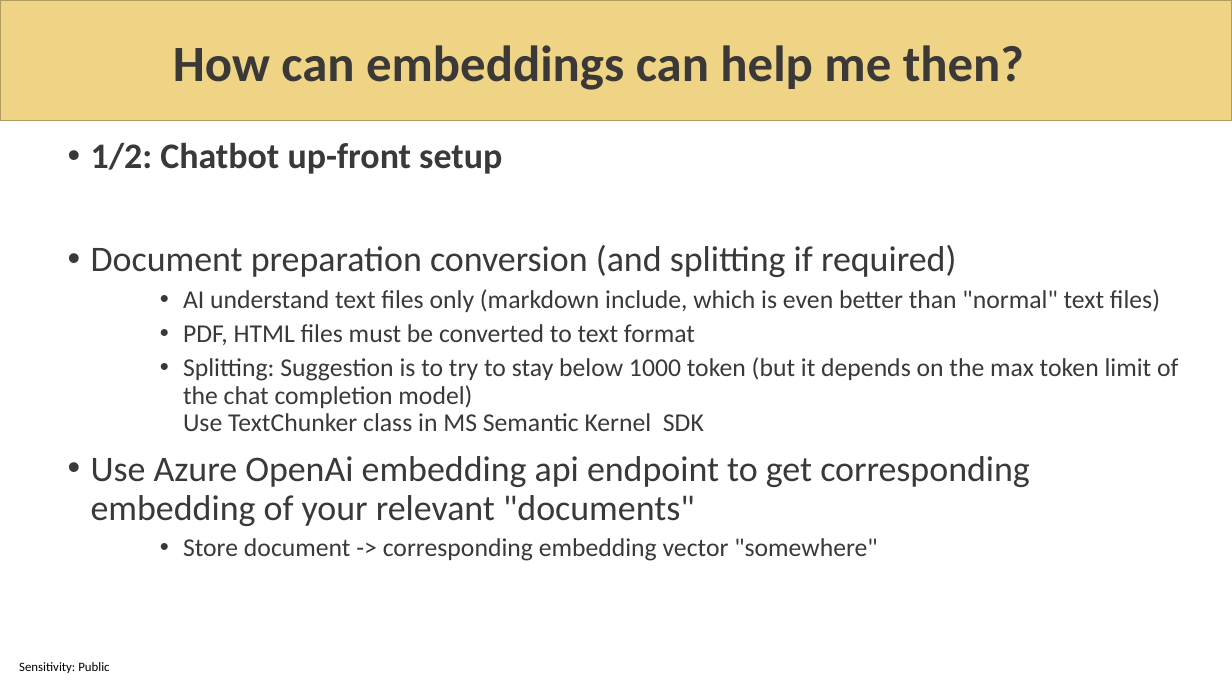
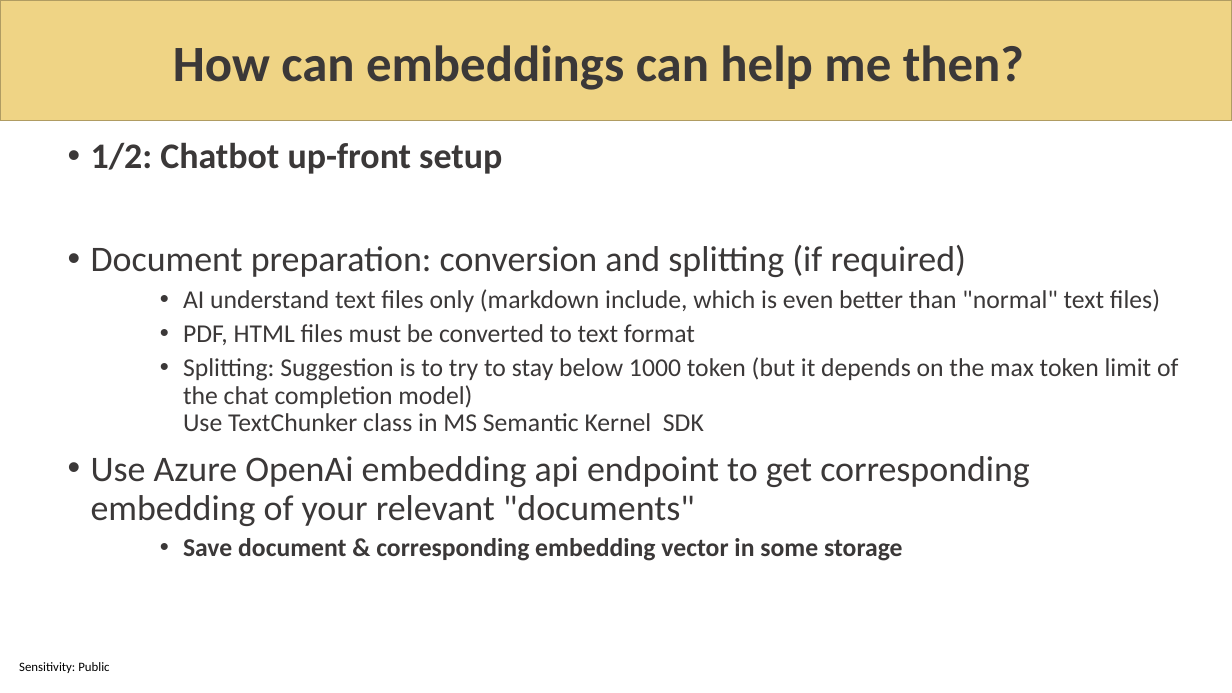
Before and after one commit to sabbadino/AzureDay2023Torino, a slide deck: slide 19 of sessions/room1_15_30/azure-day-ChatBot.pptx (slide 18 before the commit). Drawn at 1232x693 pixels with LibreOffice and Linux fonts; fonts in the diff are those of the drawing; background and template pictures are left out. Boxes give left, top, right and bottom in pixels: in the first picture for what was removed or moved away, otherwise in the second. Text is boxed around its words. In the diff, an @@ line names an element or a change of style, - is before the commit and + after.

```diff
--- a/sessions/room1_15_30/azure-day-ChatBot.pptx
+++ b/sessions/room1_15_30/azure-day-ChatBot.pptx
@@ text at (91,245,966,277): text changed @@
-• Document preparation conversion (and splitting if required)
+• Document preparation: conversion and splitting (if required)
@@ text at (183,538,903,561): text changed; bold on @@
-    • Store document -> corresponding embedding vector "somewhere"
+    • Save document & corresponding embedding vector in some storage
```
Also in this commit, not shown: 9 other slides changed, 2 slides added, 3 slides removed, 1 other file.
